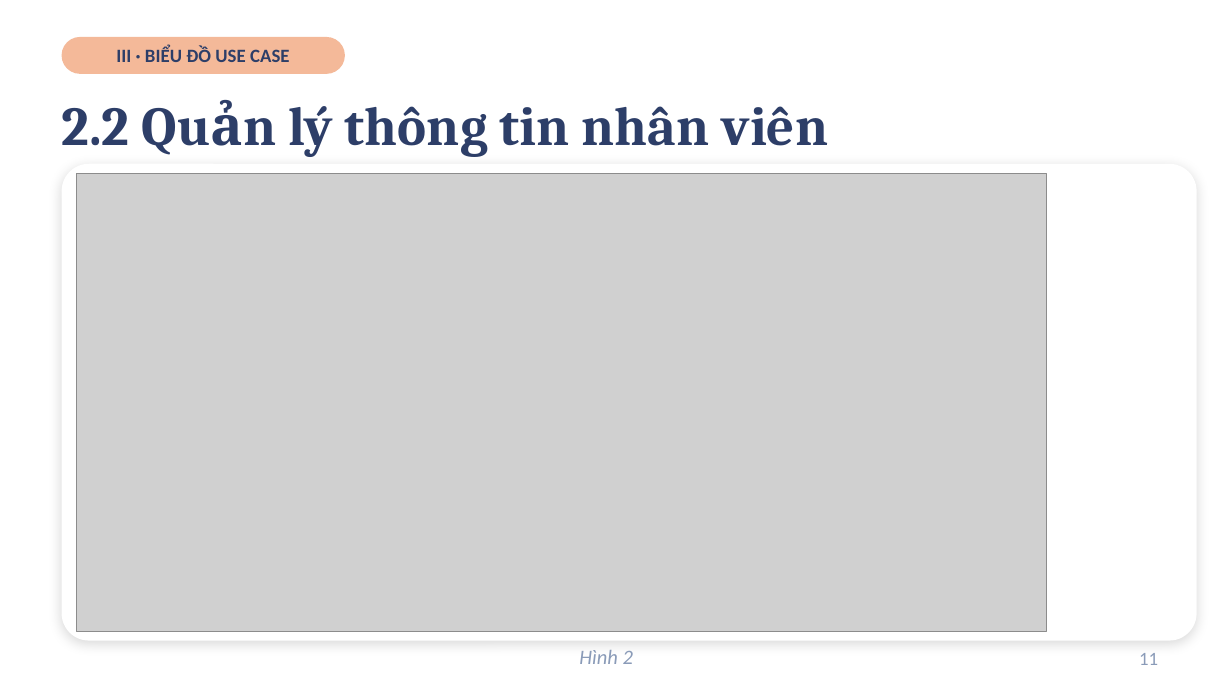
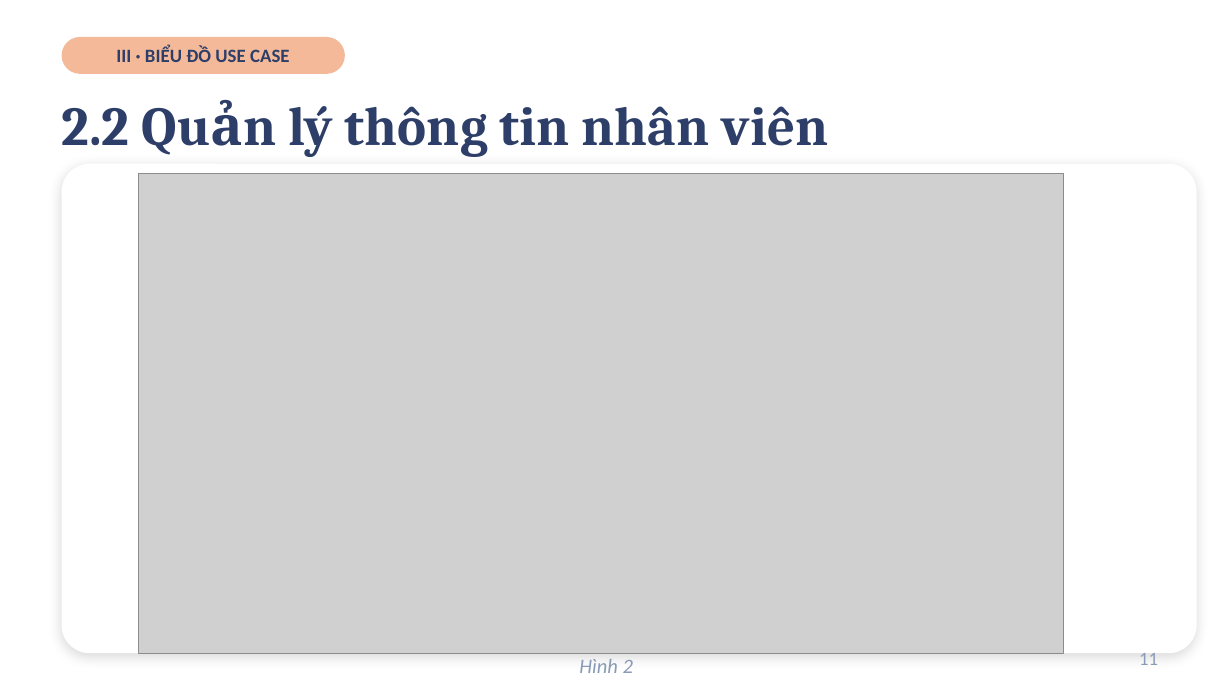
Before and after one commit to tqlong1003/SPS-System, a slide deck: slide 11 of Slide_Khoa_Luan.pptx. Drawn at 1232x693 pixels with LibreOffice and Linux fonts; fonts in the diff are those of the drawing; grey boxes stand for pictures. Boxes give left, top, right and bottom in pixels: in the first picture for what was removed or moved away, otherwise in the second. Text is boxed around its words. In the diff, an @@ line names an element or a change of style, - is before the commit and + after.

```diff
--- a/Slide_Khoa_Luan.pptx
+++ b/Slide_Khoa_Luan.pptx
@@ rounded rectangle: place and size @@
-rounded rectangle at box(62, 164, 1196, 641)
+rounded rectangle at box(62, 164, 1196, 653)
@@ picture: place and size @@
-picture at box(76, 174, 1046, 631)
+picture at box(138, 174, 1063, 653)
@@ text "Hình 2": place and size @@
-text "Hình 2" at box(579, 650, 633, 664)
+text "Hình 2" at box(579, 659, 633, 673)
```
Also in this commit, not shown: 14 other slides changed, 20 other files.
